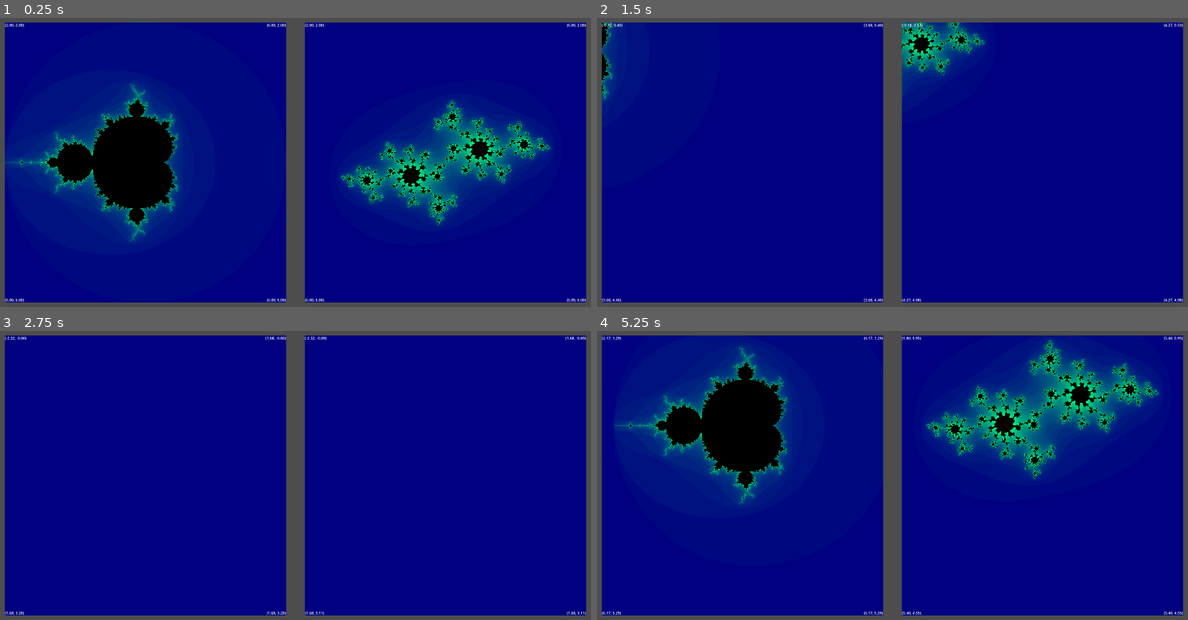
Above: before the commit, frames 1-4 (two rows, left to right).
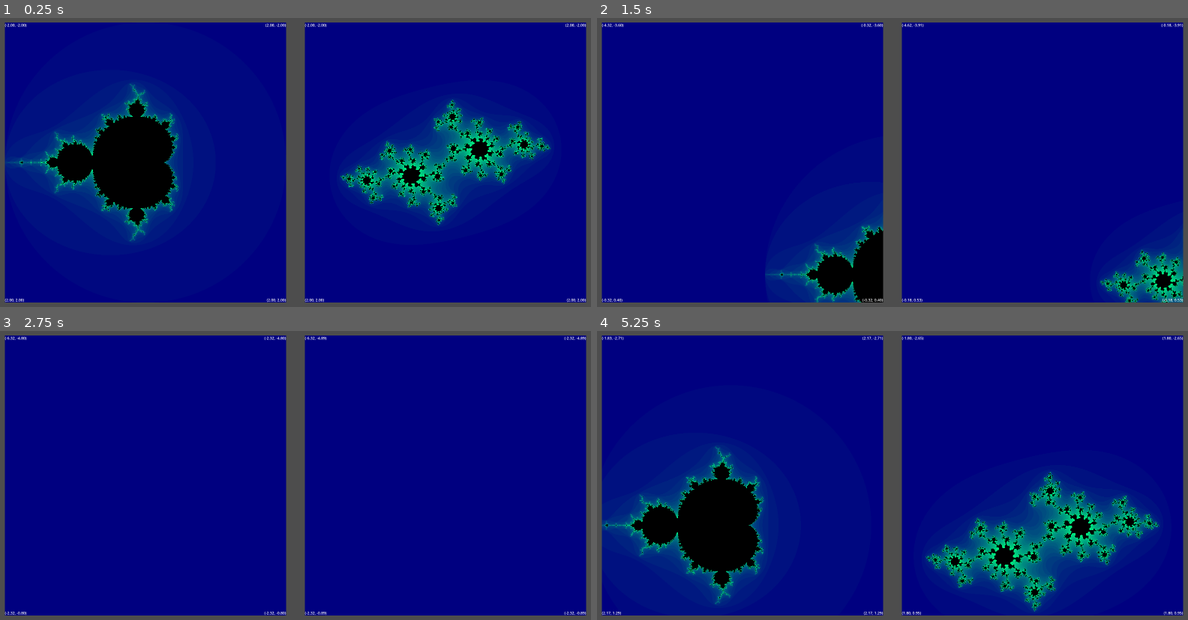
Above: after the commit, the same moments.

Repository: kirkatia98/mandelbrot
Game: Godot game, scene res://root.tscn
The game is run twice, just before and just after one commit, with the same random seed, the same clock (stepped at 60 frames per second) and the same inputs.
Inputs (mouse positions are in pixels of both pictures, inside the frame that each line leads up to):
- Up to frame 1 (0.25 s): no input
- Up to frame 2 (1.5 s): tap Enter at 0.5 s; move the mouse to (744, 162) at 0.52 s; hold Right (ui_right) 0.53-1.28 s; hold Mouse wheel up (zoom_in) 0.53-1.28 s; click (744, 162) at 0.67 s; tap Mouse wheel down (zoom_out) at 0.8, 1.35 s; tap Space at 1.25 s; move the mouse to (1040, 162) at 1.27 s; hold Down (ui_down) from 1.28 s (still down); click (1040, 162) at 1.42 s
- Up to frame 3 (2.75 s): tap Mouse wheel up (zoom_in) at 1.55 s; tap Enter at 2 s; move the mouse to (354, 406) at 2.02 s; release Down (ui_down) at 2.03 s; hold Right (ui_right) from 2.03 s (still down); hold Mouse wheel up (zoom_in) from 2.03 s (still down); tap Mouse wheel down (zoom_out) at 2.3 s
- Up to frame 4 (5.25 s): tap Space at 2.75, 4.25 s; move the mouse to (862, 539) at 2.77 s; release Right (ui_right) at 2.78 s; release Mouse wheel up (zoom_in) at 2.78 s; hold Up (ui_up) 2.78-3.53 s; tap Mouse wheel down (zoom_out) at 2.85, 3.8, 4.35 s; click (862, 539) at 2.92 s; tap Mouse wheel up (zoom_in) at 3.05, 4.55 s; tap Enter at 3.5 s; move the mouse to (1069, 521) at 3.52 s; hold Mouse wheel up (zoom_in) 3.53-4.28 s; hold Left (ui_left) 3.53-5.03 s; move the mouse to (715, 429) at 4.27 s; move the mouse to (922, 475) at 5.02 s; hold Down (ui_down) from 5.03 s (still down); hold Mouse wheel up (zoom_in) from 5.03 s (still down); click (922, 475) at 5.17 s

The runs differ from the first frame. In frame 1, 0.1% of the frame differs, in the area x 1-99%, y 1-99%; in frame 2, 11%; in frame 3, 0.1%; in frame 4, 41%, in the area x 0-99%, y 1-99%.

Commit message:
Simplified zoom code (finally lol)

Diff:
--- a/fractal.gd
+++ b/fractal.gd
@@ -9,7 +9,7 @@
 @export var pan_speed : float = 0.1
 @export var zoom_speed : float = 0.1
 
-@export var rect_position : Vector2 = Vector2(2, 2):
+@export var rect_position : Vector2 = Vector2(-2, -2):
 	set(val):
 		rect_position = val
 		shader_material.set_shader_parameter("rect_position", rect_position)
@@ -47,20 +47,17 @@
 
 # override gui input instead of input so that zoom input only accepted inside the borders
 func _gui_input(event):
+	var old_center = 0.5 * rect_size + rect_position
+
 	if event.is_action_pressed("zoom_in", true):
-		var old_center = 0.5 * rect_size + rect_position
-		var new_size = rect_size * 0.9
-		var new_center = 0.5 * new_size + rect_position
-		rect_position += new_center - old_center
-		rect_size = new_size
+		rect_size = rect_size * 0.9
 
 
 	if event.is_action_pressed("zoom_out", true):
-		var old_center = 0.5 * rect_size + rect_position
-		var new_size = rect_size / 0.9
-		var new_center = 0.5 * new_size + rect_position
-		rect_position += new_center - old_center
-		rect_size = new_size
+		rect_size = rect_size / 0.9
+
+	rect_position = old_center - 0.5 * rect_size
+
 
 func _unhandled_input(_event):
 	var input_vector : Vector2 = Input.get_vector("ui_left", "ui_right", "ui_up", "ui_down")
--- a/fractal.tscn
+++ b/fractal.tscn
@@ -31,7 +31,7 @@
 layout_mode = 1
 offset_right = 18.0
 offset_bottom = 23.0
-text = "(2.00, 2.00)"
+text = "(-2.00, -2.00)"
 
 [node name="TopRight" type="Label" parent="Labels"]
 layout_mode = 1
@@ -41,7 +41,7 @@
 offset_left = -40.0
 offset_bottom = 23.0
 grow_horizontal = 0
-text = "(6.00, 2.00)"
+text = "(2.00, -2.00)"
 
 [node name="BottomRight" type="Label" parent="Labels"]
 layout_mode = 1
@@ -54,7 +54,7 @@
 offset_top = -23.0
 grow_horizontal = 0
 grow_vertical = 0
-text = "(6.00, 6.00)"
+text = "(2.00, 2.00)"
 
 [node name="BottomLeft" type="Label" parent="Labels"]
 layout_mode = 1
@@ -64,4 +64,4 @@
 offset_top = -23.0
 offset_right = 40.0
 grow_vertical = 0
-text = "(6.00, 6.00)"
+text = "(2.00, 2.00)"
--- a/root.tscn
+++ b/root.tscn
@@ -7,7 +7,7 @@
 [sub_resource type="ShaderMaterial" id="ShaderMaterial_fhm26"]
 shader = ExtResource("1_ha4hf")
 shader_parameter/debug = false
-shader_parameter/rect_position = Vector2(2, 2)
+shader_parameter/rect_position = Vector2(-2, -2)
 shader_parameter/rect_size = Vector2(4, 4)
 
 [sub_resource type="ShaderMaterial" id="ShaderMaterial_yleol"]
@@ -15,7 +15,7 @@
 shader = ExtResource("2_on53s")
 shader_parameter/cursor = null
 shader_parameter/debug = false
-shader_parameter/rect_position = Vector2(2, 2)
+shader_parameter/rect_position = Vector2(-2, -2)
 shader_parameter/rect_size = Vector2(4, 4)
 
 [node name="Root" type="Control"]
Not shown, changed: lib.gdshaderinc
